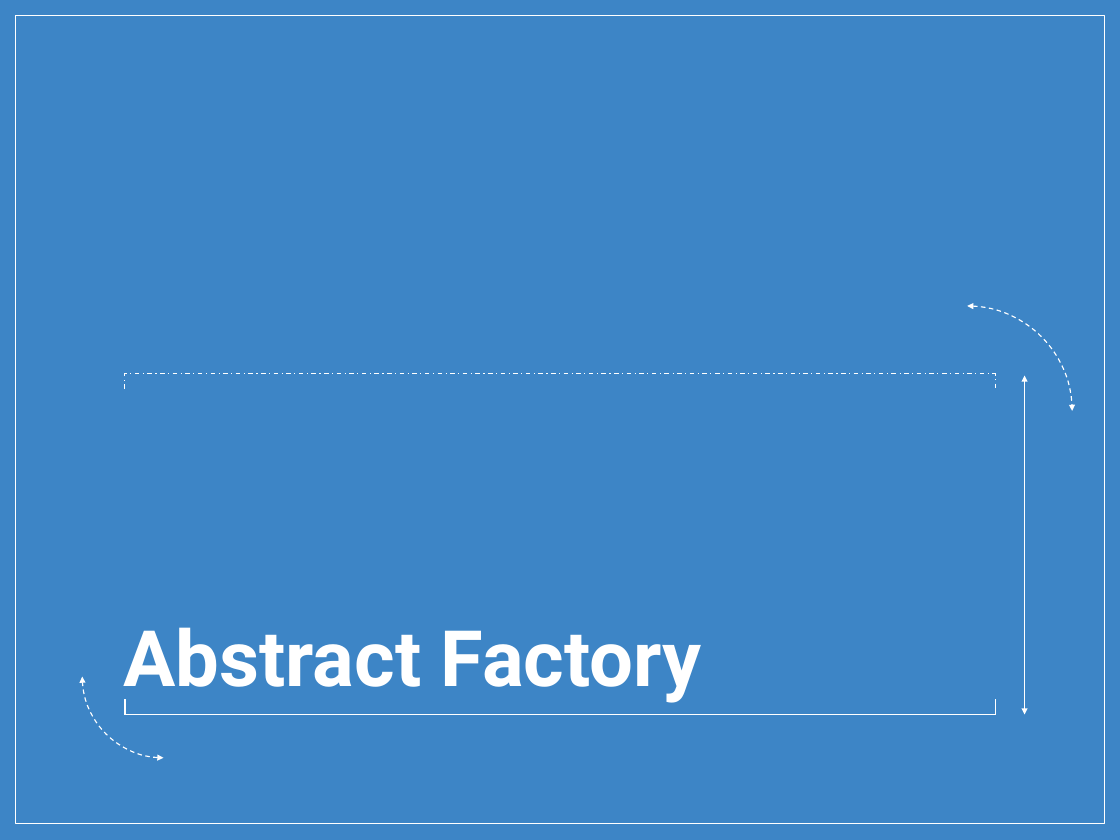
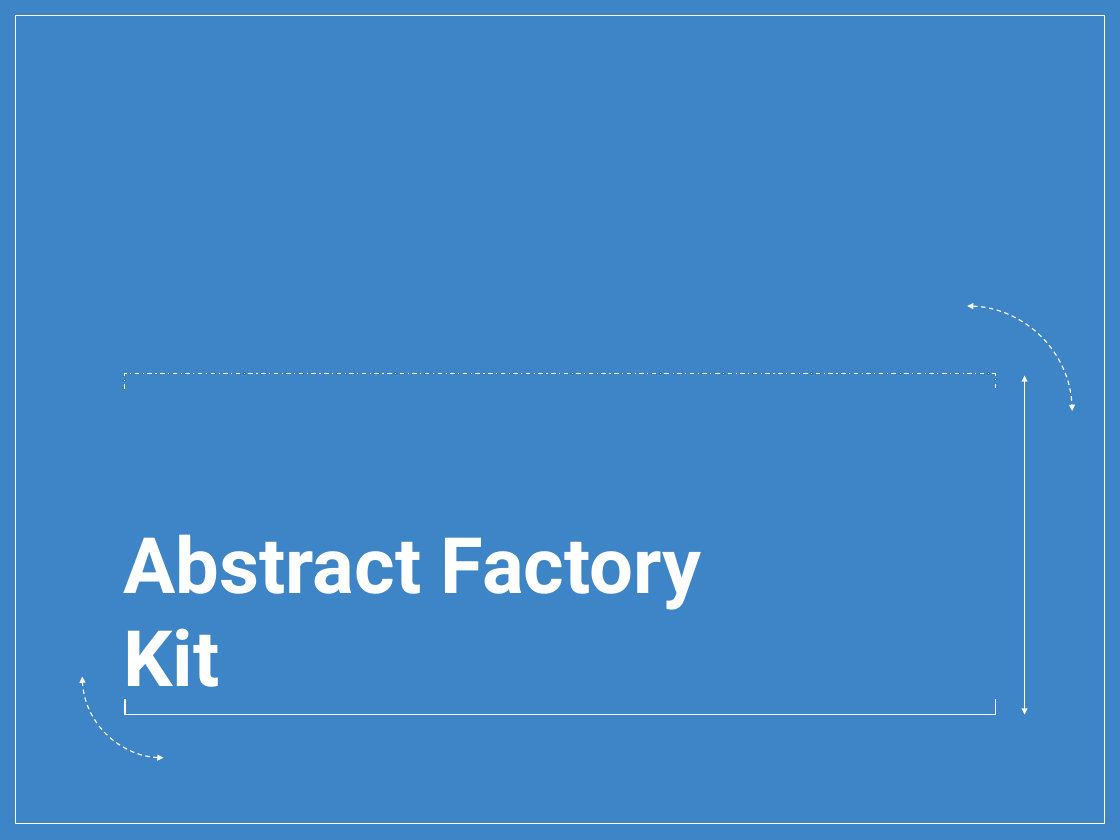
Before and after one commit to SimonPrimetzhofer/AbstractFactory-Pattern, a slide deck: slide 1 of Abstract_Factory.pptx. Drawn at 1120x840 pixels with LibreOffice and Linux fonts; fonts in the diff are those of the drawing; background and template pictures are left out. Boxes give left, top, right and bottom in pixels: in the first picture for what was removed or moved away, otherwise in the second. Text is boxed around its words. In the diff, an @@ line names an element or a change of style, - is before the commit and + after.

```diff
--- a/Abstract_Factory.pptx
+++ b/Abstract_Factory.pptx
@@ title at box(123, 534, 702, 704): text changed @@
-Abstract Factory
+Abstract Factory
+Kit
```
Also in this commit, not shown: 3 other slides changed, 5 slides added, 3 other files.
